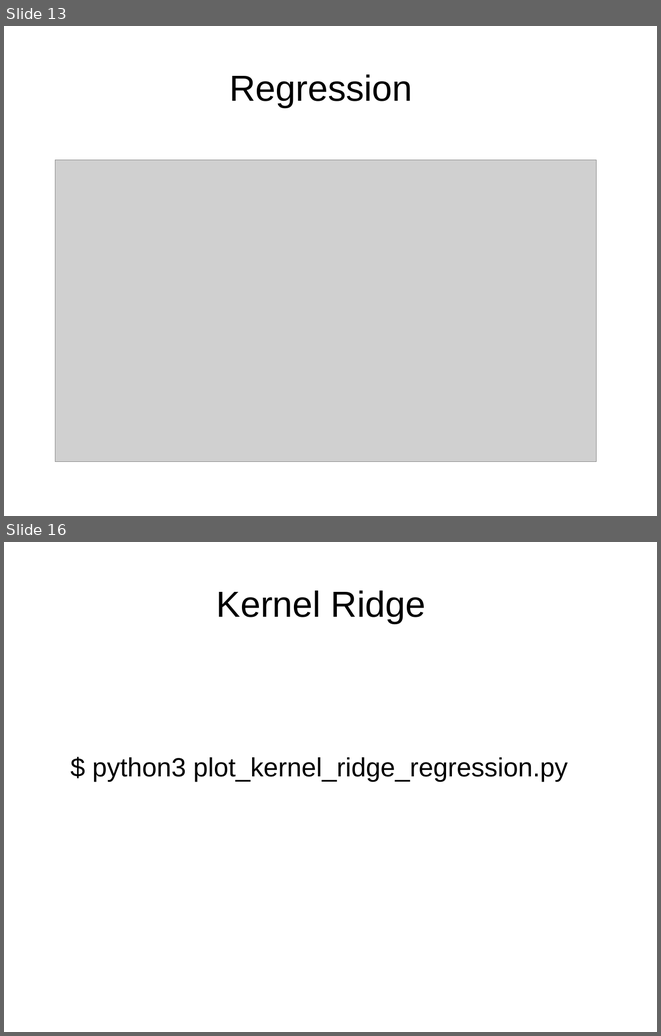
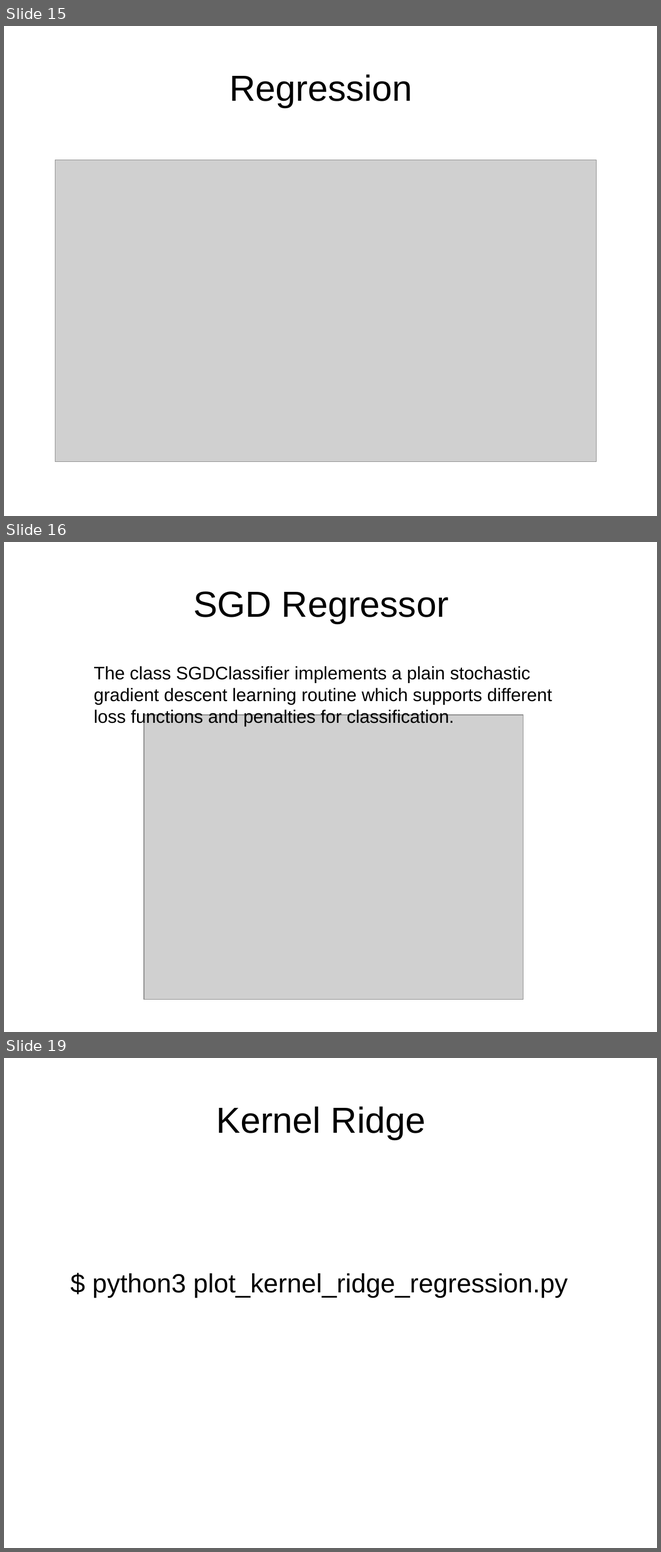
Before and after one commit to davidam/python-examples, a slide deck: presentations/scikit.odp. Shown one above the other, each under a label of ours: slides 13 and 16 before the commit, slides 15, 16 and 19 after it; the slides between them are not shown. The pictures are 661x1036 and 661x1552 pixels, drawn with LibreOffice and Linux fonts; fonts in the diff are those of the drawing; grey boxes stand for pictures. Boxes give left, top, right and bottom in pixels: in the first picture for what was removed or moved away, otherwise in the second. Text is boxed around its words. In the diff, an @@ line names an element or a change of style, - is before the commit and + after.

```diff
--- a/presentations/scikit.odp
+++ b/presentations/scikit.odp
@@ slide 16 added at bbox=[4, 542, 657, 1032], background #FFFFFF @@
@@ title added at bbox=[193, 591, 449, 623], 44 pt, text #000000 @@
+SGD Regressor
@@ text added at bbox=[94, 666, 552, 726], 22 pt, text #000000 @@
+The class SGDClassifier implements a plain stochastic gradient descent learning routine which supports different loss functions and penalties for classification.
@@ picture added at bbox=[144, 715, 523, 999] @@
@@ what was slide 13 is now slide 15 @@
@@ what was slide 16 is now slide 19 @@
```
Also in this commit, not shown: 3 slides changed, 2 other slides added.
